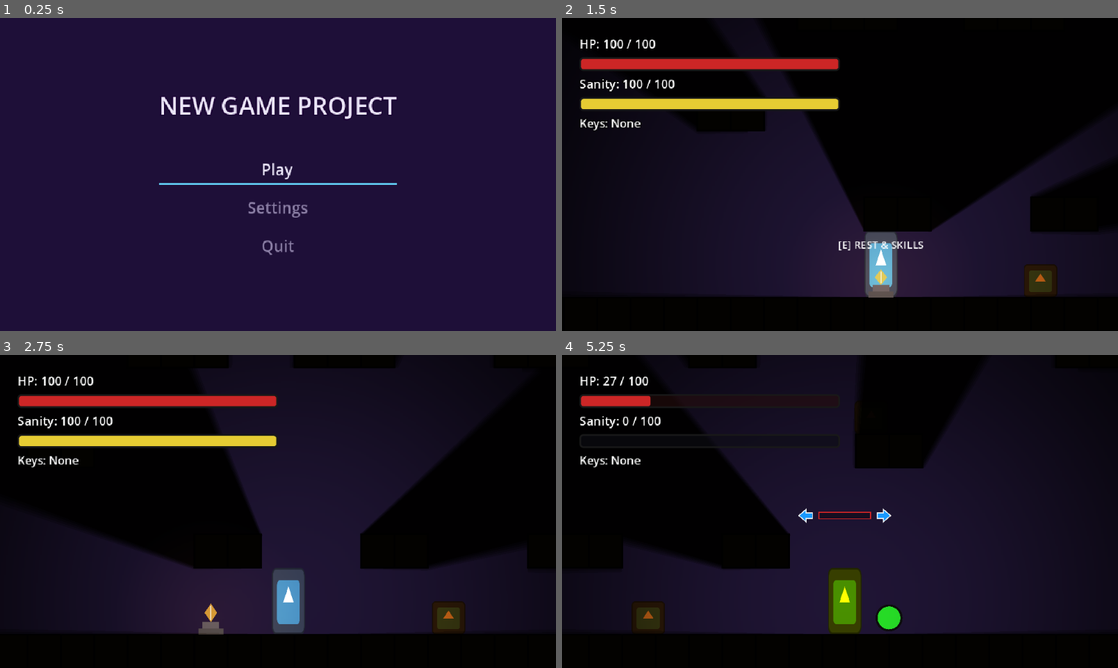
Above: before the commit, frames 1-4 (two rows, left to right).
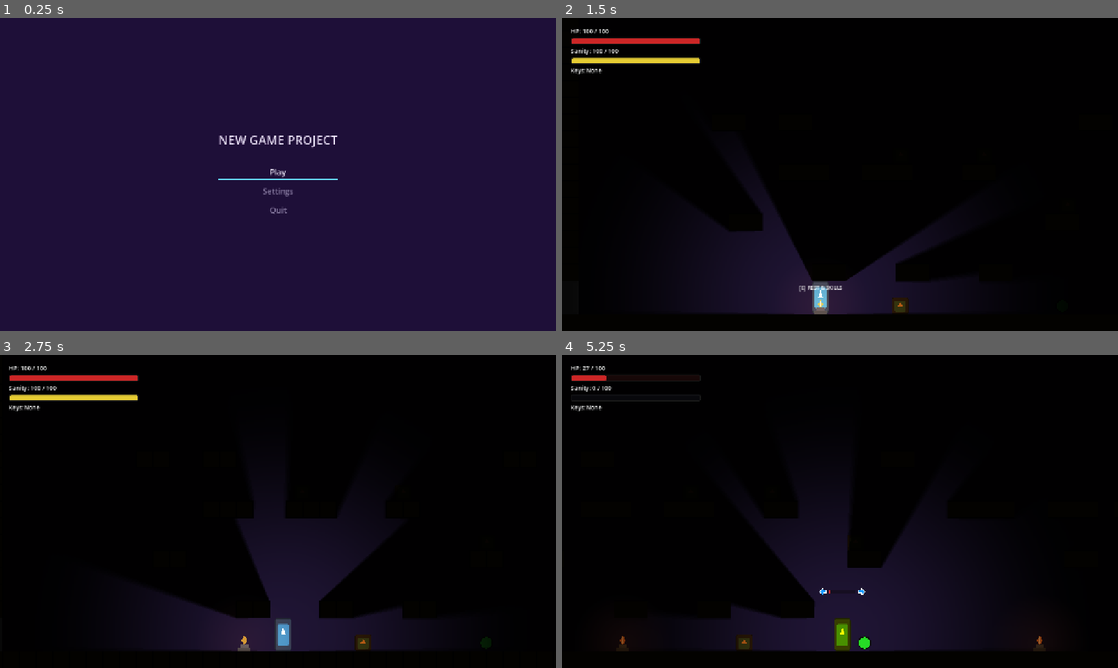
Above: after the commit, the same moments.

Repository: hikarirainbow/New-Project
Game: Godot game, scene res://scenes/ui/main_menu.tscn
Same seed, same stepped clock (60 frames per second), same inputs: the game is played once before the commit and once after it. The engine's default icon, where the game draws it, is replaced by a stand-in: a white triangle on a blue panel in a dark square.
Inputs (mouse positions are in pixels of both pictures, inside the frame that each line leads up to):
- Up to frame 1 (0.25 s): no input
- Up to frame 2 (1.5 s): click "Play" at 0.5 s; click "New Game" at 1.25 s
- Up to frame 3 (2.75 s): tap Enter at 2 s; move the mouse to (305, 511) at 2.02 s; hold D (move_right) from 2.03 s (still down); tap X (attack) at 2.1 s; tap Space (jump) at 2.27 s
- Up to frame 4 (5.25 s): move the mouse to (812, 511) at 2.77 s; tap C (dash) at 2.85, 5.1 s; tap Space (jump) at 3.02, 4.52 s; move the mouse to (851, 505) at 3.52 s; release D (move_right) at 3.53 s; hold A (move_left) 3.53-4.28 s; tap E (interact) at 3.6 s; move the mouse to (834, 517) at 4.27 s; hold D (move_right) from 4.28 s (still down); tap X (attack) at 4.35 s; move the mouse to (878, 514) at 5.02 s

The runs differ from the first frame. In frame 1, 2.4% of the frame differs, in the area x 28-72%, y 25-76%; in frame 2, 31%; in frame 3, 42%; in frame 4, 43%, in the area x 1-98%, y 0-95%.

Commit message:
config: Change viewport resolution to 1280x720 and default texture filter to Linear for HD assets

Diff:
--- a/project.godot
+++ b/project.godot
@@ -23,10 +23,8 @@
 
 [display]
 
-window/size/viewport_width=640
-window/size/viewport_height=360
-window/size/window_width_override=1280
-window/size/window_height_override=720
+window/size/viewport_width=1280
+window/size/viewport_height=720
 window/stretch/mode="canvas_items"
 
 [input]
@@ -69,5 +67,5 @@
 
 [rendering]
 
-textures/canvas_textures/default_texture_filter=0
+textures/canvas_textures/default_texture_filter=1
 rendering_device/driver.windows="d3d12"
